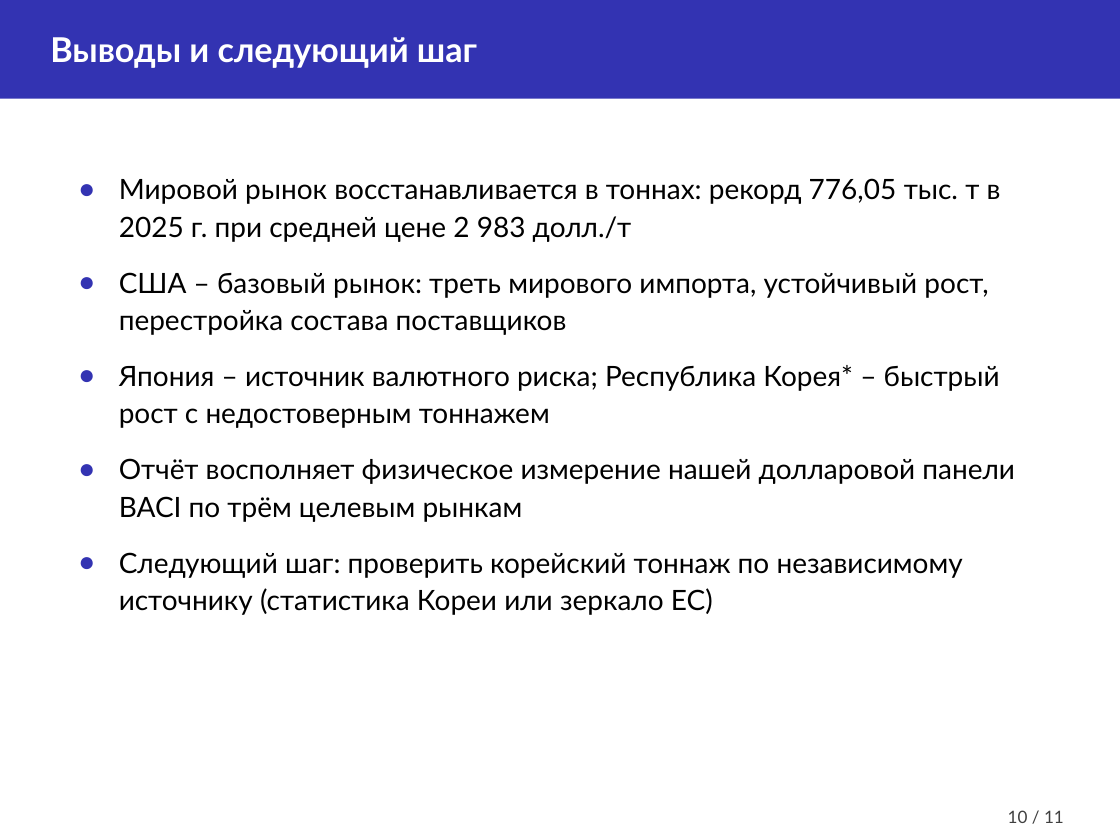
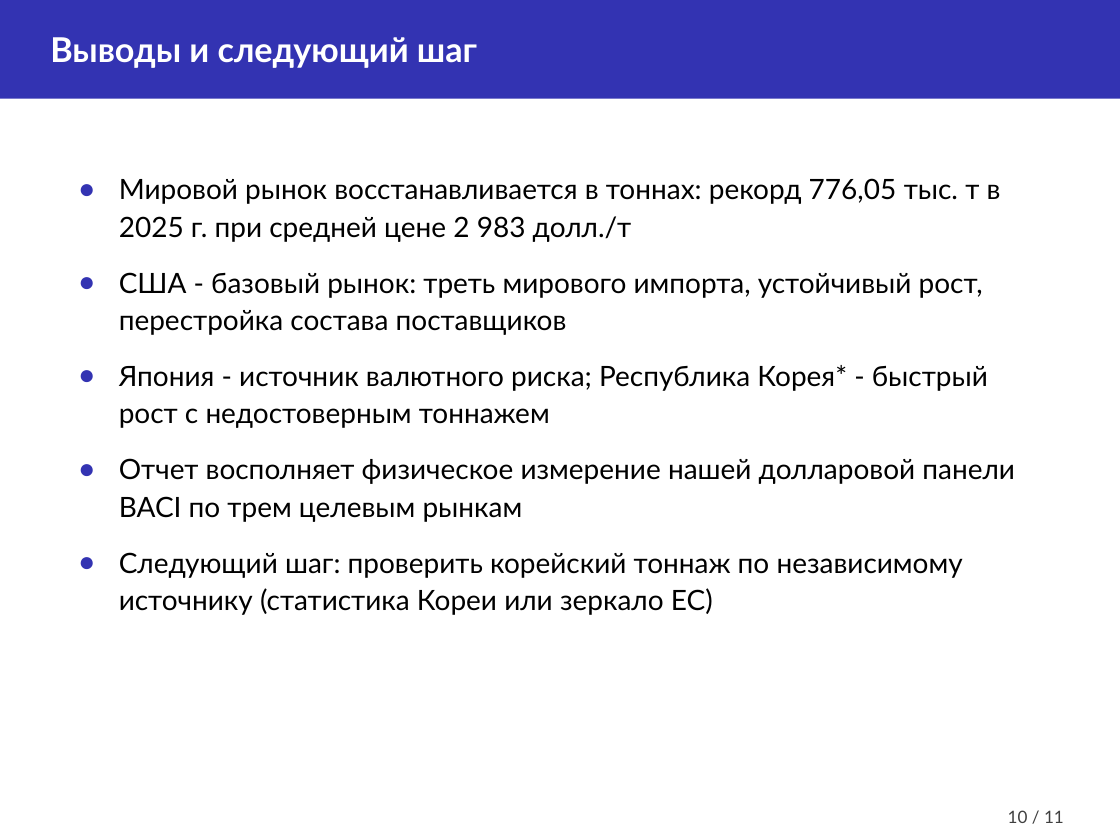
Before and after one commit to pxc1984/competitive-py, a slide deck: slide 10 of sci/obzor/obzor_gtaic_top40_honey_slides.pptx. Drawn at 1120x840 pixels with LibreOffice and Linux fonts; fonts in the diff are those of the drawing. Boxes give left, top, right and bottom in pixels: in the first picture for what was removed or moved away, otherwise in the second. Text is boxed around its words. In the diff, an @@ line names an element or a change of style, - is before the commit and + after.

```diff
--- a/sci/obzor/obzor_gtaic_top40_honey_slides.pptx
+++ b/sci/obzor/obzor_gtaic_top40_honey_slides.pptx
@@ text at [119,272,1015,522]: text changed @@
-● США – базовый рынок: треть мирового импорта, устойчивый рост, перестройка состава поставщиков
-● Япония – источник валютного риска; Республика Корея* – быстрый рост с недостоверным тоннажем
-● Отчёт восполняет физическое измерение нашей долларовой панели BACI по трём целевым рынкам
+● США - базовый рынок: треть мирового импорта, устойчивый рост, перестройка состава поставщиков
+● Япония - источник валютного риска; Республика Корея* - быстрый рост с недостоверным тоннажем
+● Отчет восполняет физическое измерение нашей долларовой панели BACI по трем целевым рынкам
```
Also in this commit, not shown: 9 other slides changed, 4 other files.
